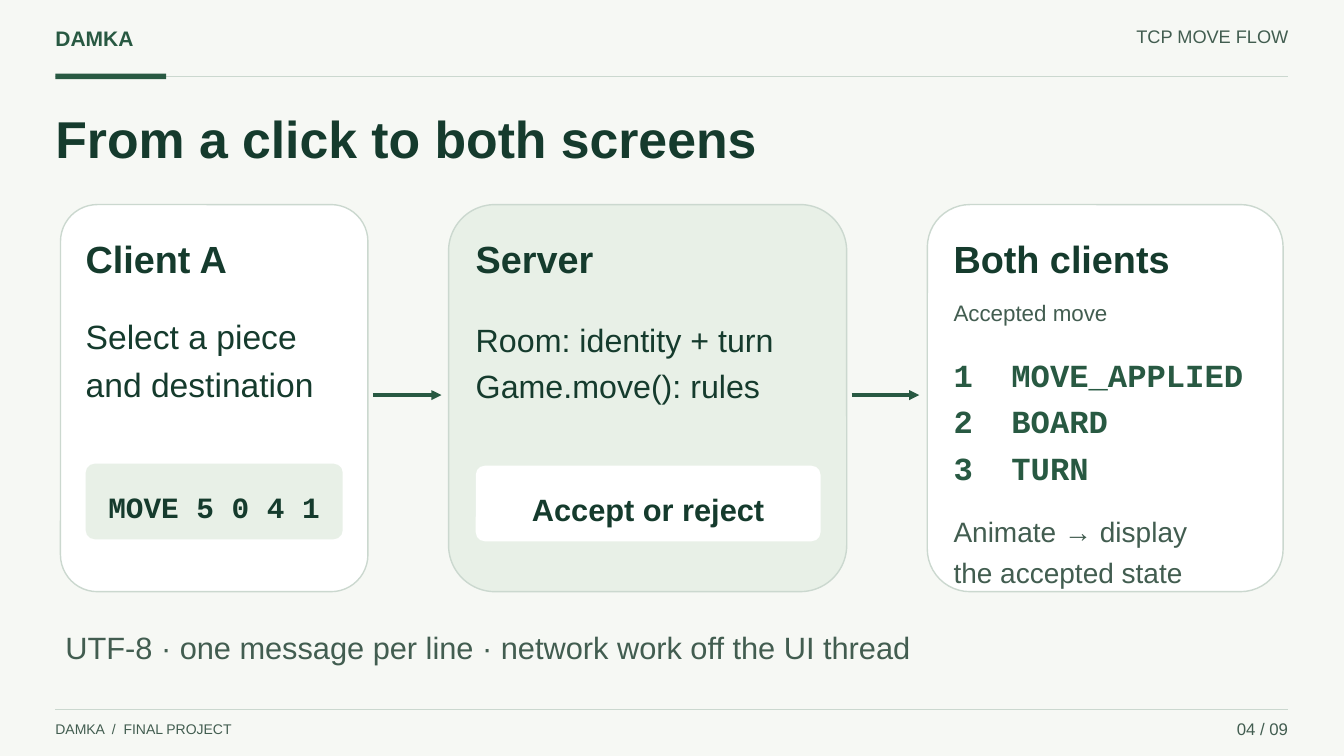
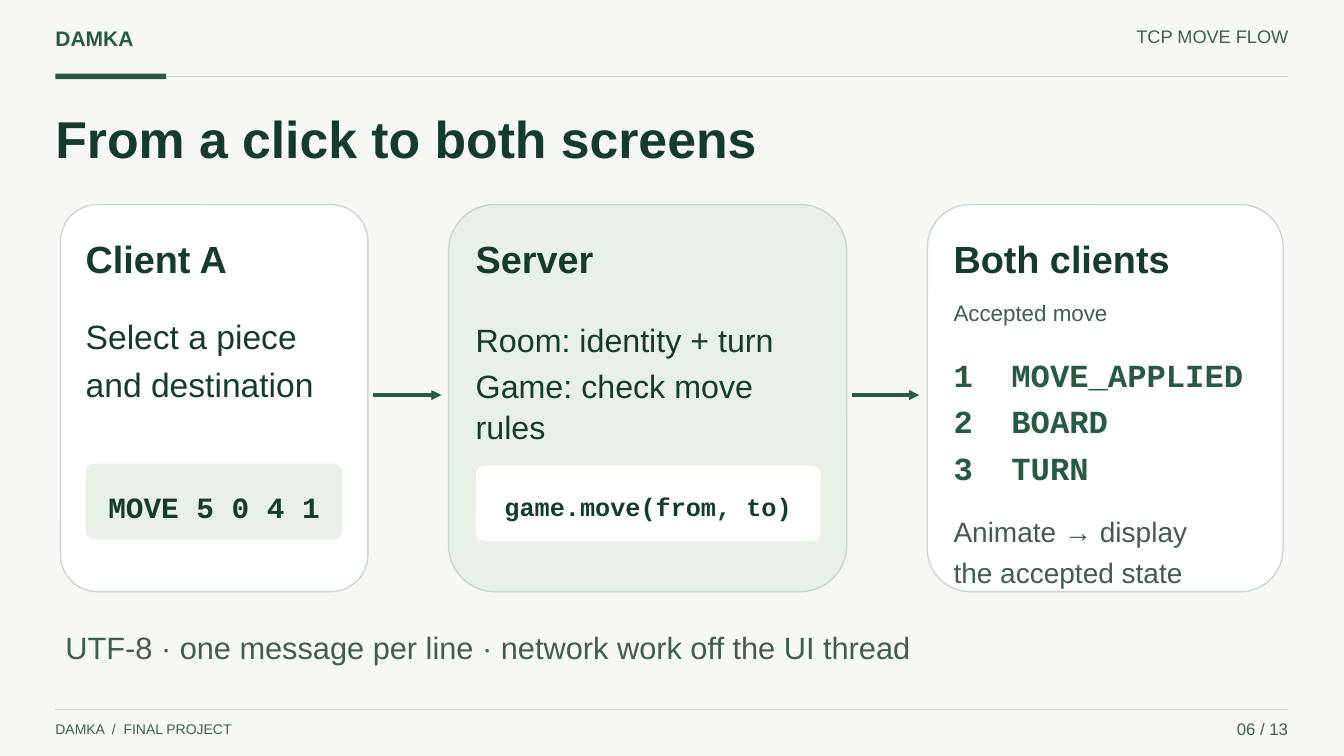
Before and after one commit to MuthannaFrhat/damka-game, a slide deck: slide 6 of docs/presentation/Damka_Presentation.pptx (slide 4 before the commit). Drawn at 1344x756 pixels with LibreOffice and Linux fonts; fonts in the diff are those of the drawing. Boxes give left, top, right and bottom in pixels: in the first picture for what was removed or moved away, otherwise in the second. Text is boxed around its words. In the diff, an @@ line names an element or a change of style, - is before the commit and + after.

```diff
--- a/docs/presentation/Damka_Presentation.pptx
+++ b/docs/presentation/Damka_Presentation.pptx
@@ text at (476,374,753,440): text changed @@
-Game.move(): rules
+Game: check move rules
@@ text at (504,498,791,522): text changed; size 22 to 18 pt; font Arial to Courier New @@
-Accept or reject
+game.move(from, to)
@@ text at (1237,723,1288,735): text changed @@
-04 / 09
+06 / 13
```
Also in this commit, not shown: 7 other slides changed, 5 slides added, 1 slide removed, 4 other files.
